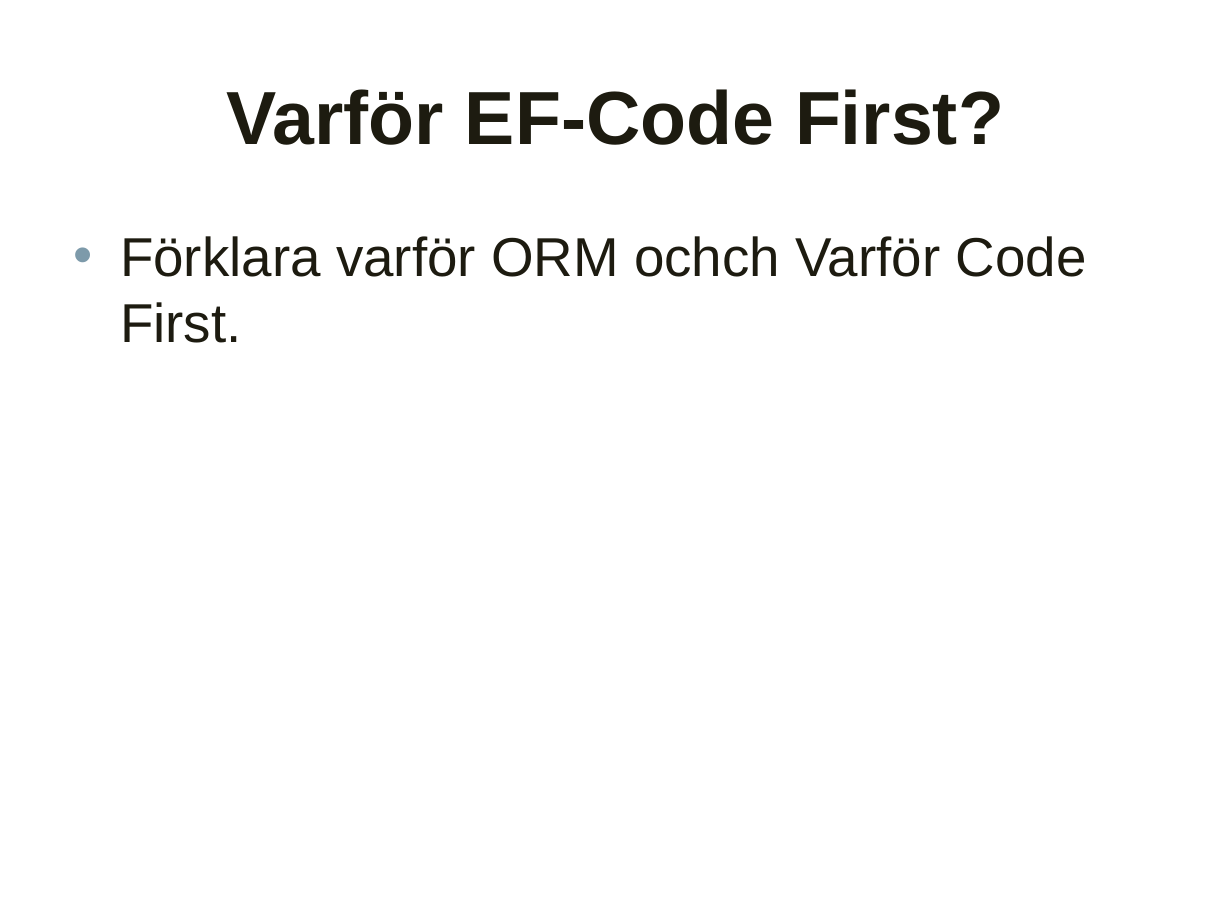
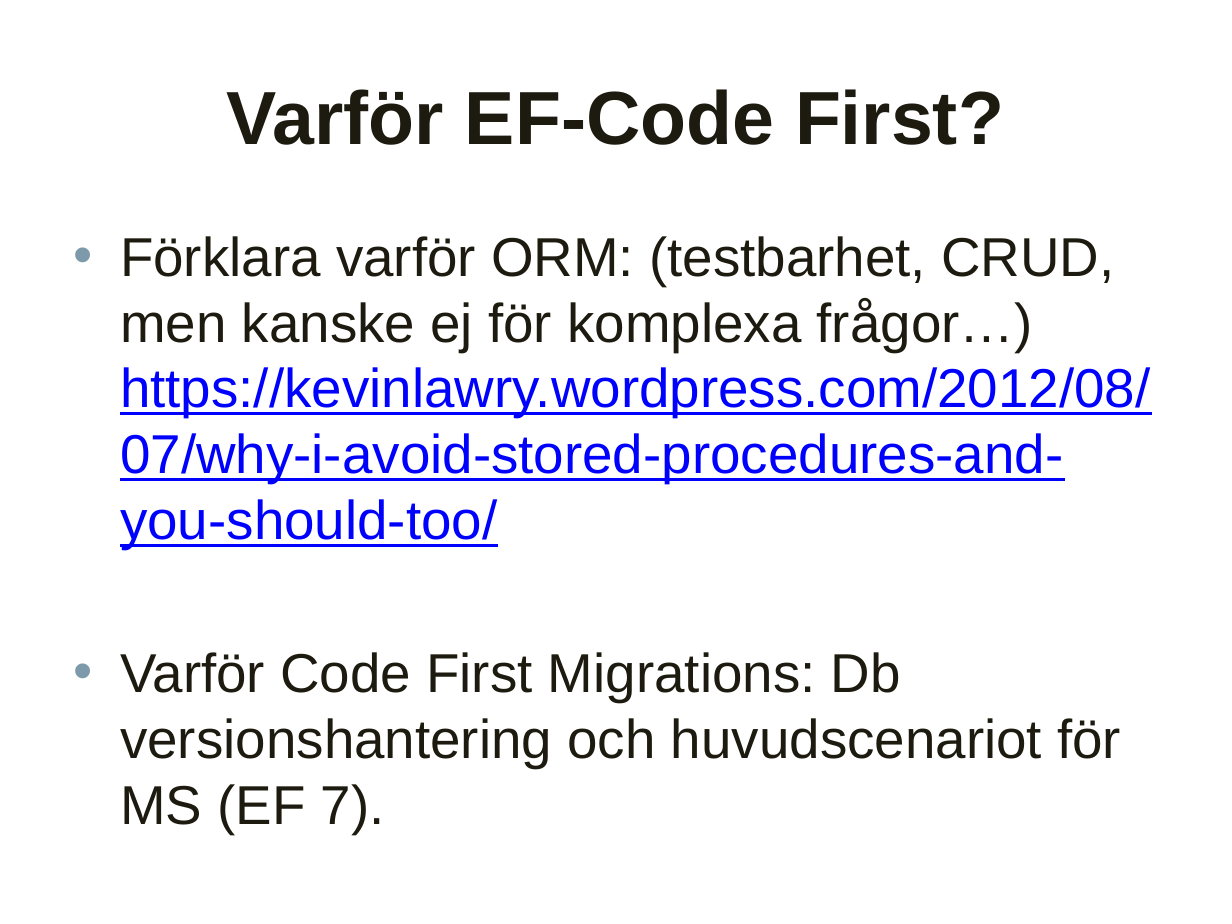
Before and after one commit to altenstedt/OpKoKo.15.2.WebApi, a slide deck: slide 2 of DataAccess.pptx. Drawn at 1232x924 pixels with LibreOffice and Linux fonts; fonts in the diff are those of the drawing; background and template pictures are left out. Boxes give left, top, right and bottom in pixels: in the first picture for what was removed or moved away, otherwise in the second. Text is boxed around its words. In the diff, an @@ line names an element or a change of style, - is before the commit and + after.

```diff
--- a/DataAccess.pptx
+++ b/DataAccess.pptx
@@ text at [120,236,1150,834]: text changed @@
-• Förklara varför ORM ochch Varför Code First.
+• Förklara varför ORM: (testbarhet, CRUD, men kanske ej för komplexa frågor…) https://kevinlawry.wordpress.com/2012/08/07/why-i-avoid-stored-procedures-and-you-should-too/
+• Varför Code First Migrations: Db versionshantering och huvudscenariot för MS (EF 7).
```
Also in this commit, not shown: 5 other slides changed, 1 other file.
